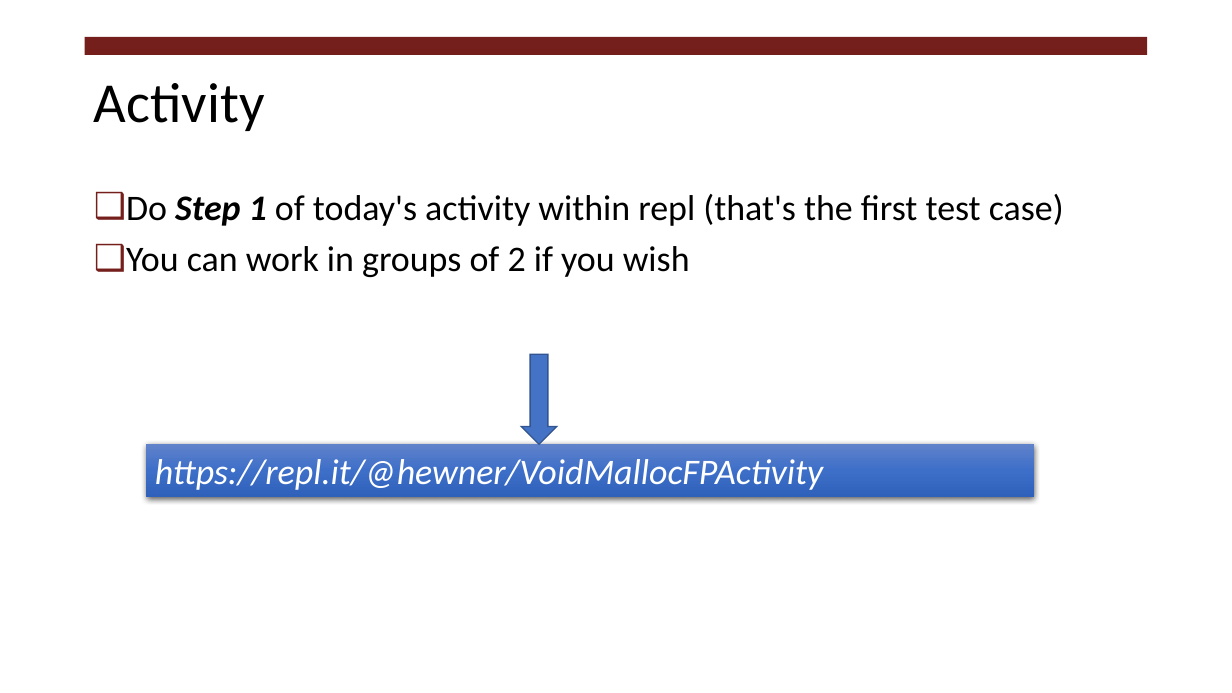
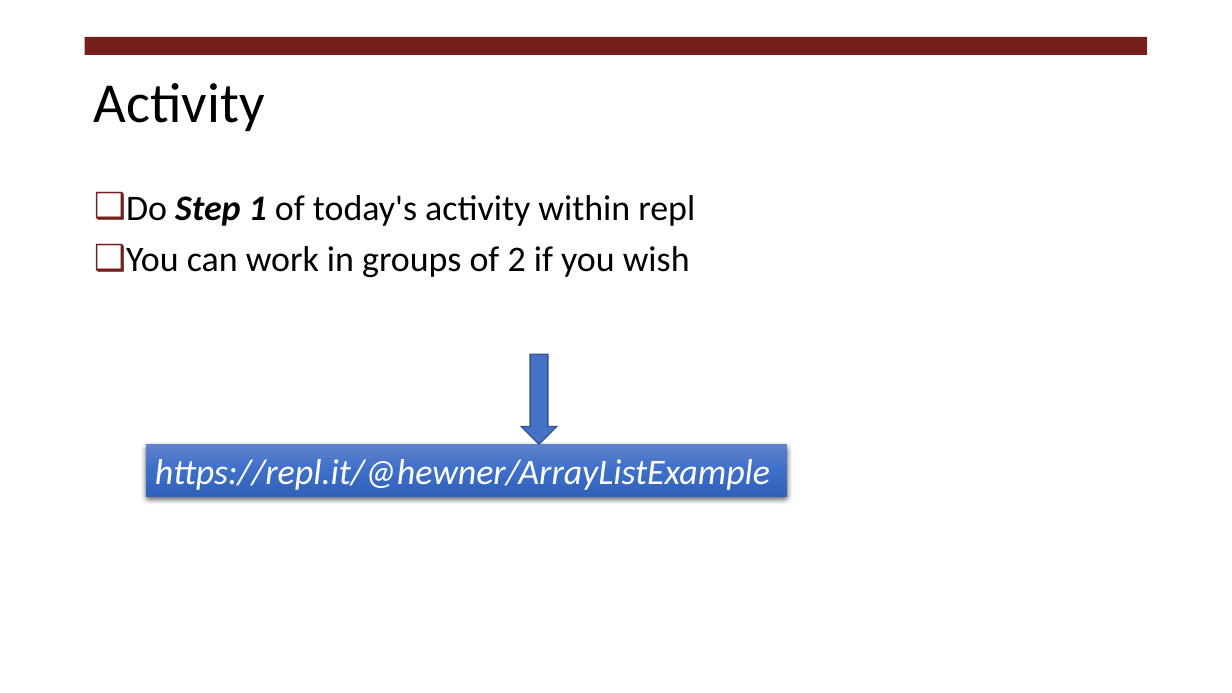
Before and after one commit to RHIT-CSSE/csse332, a slide deck: slide 8 of ClassMaterials/C_Pointers/C_KeyConcepts.pptx (slide 7 before the commit). Drawn at 1232x693 pixels with LibreOffice and Linux fonts; fonts in the diff are those of the drawing. Boxes give left, top, right and bottom in pixels: in the first picture for what was removed or moved away, otherwise in the second. Text is boxed around its words. In the diff, an @@ line names an element or a change of style, - is before the commit and + after.

Commit message:
slight tweaks to first day slides

```diff
--- a/ClassMaterials/C_Pointers/C_KeyConcepts.pptx
+++ b/ClassMaterials/C_Pointers/C_KeyConcepts.pptx
@@ text at bbox=[126, 195, 695, 226]: text changed @@
-❑ Do Step 1 of today's activity within repl (that's the first test case)
+❑ Do Step 1 of today's activity within repl
@@ rectangle "https://repl.it/@hewner/ArrayListExample": place and size @@
-rectangle "https://repl.it/@hewner/ArrayListExample" at bbox=[146, 445, 1034, 497]
+rectangle "https://repl.it/@hewner/ArrayListExample" at bbox=[146, 445, 787, 497]
@@ text in rectangle at bbox=[155, 459, 770, 490]: text changed @@
-https://repl.it/@hewner/VoidMallocFPActivity
+https://repl.it/@hewner/ArrayListExample
```
Also in this commit, not shown: 6 other slides changed, 1 slide added.
